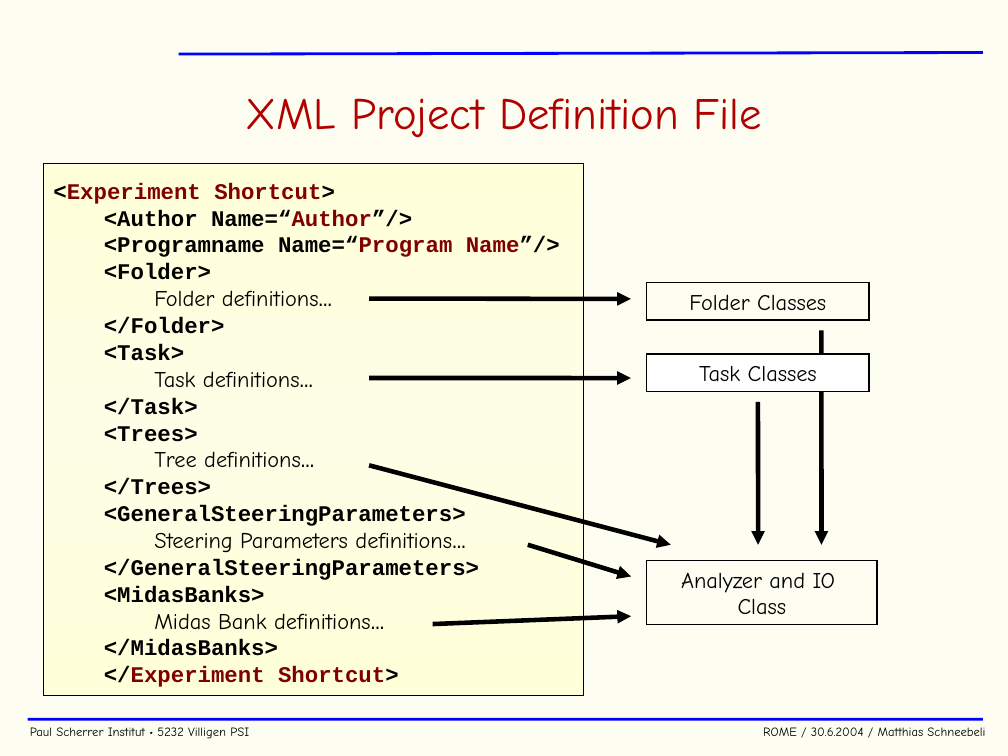
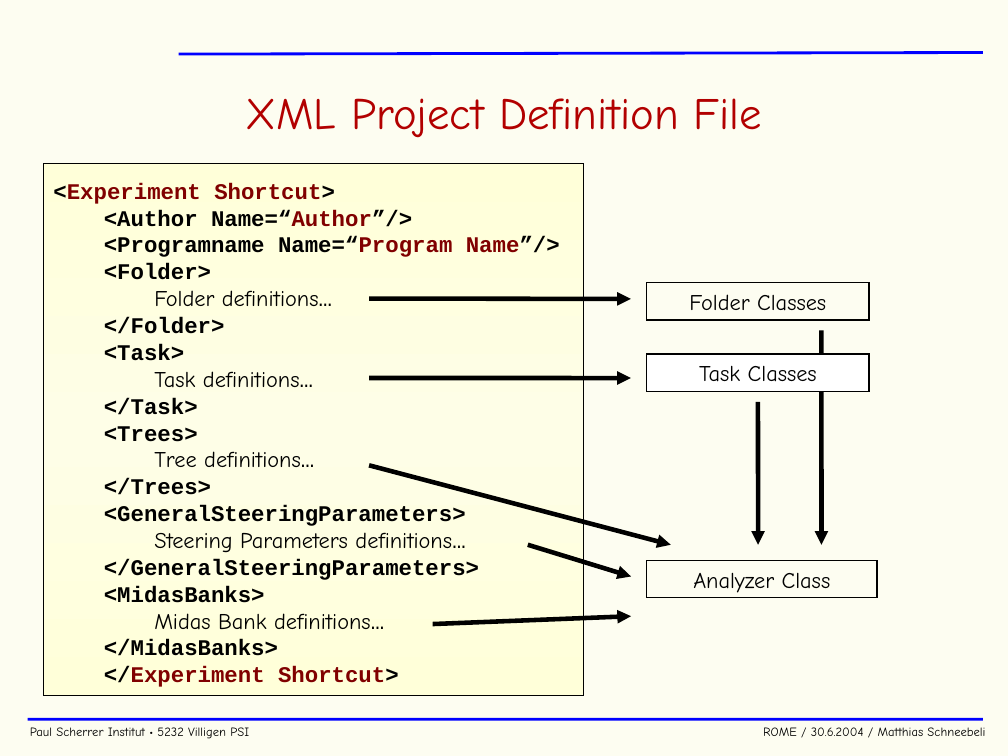
Before and after one commit to cjpl/rome, a slide deck: slide 13 of documentation/ROME.ppt (slide 10 before the commit). Drawn at 1008x756 pixels with LibreOffice and Linux fonts; fonts in the diff are those of the drawing; background and template pictures are left out. Boxes give left, top, right and bottom in pixels: in the first picture for what was removed or moved away, otherwise in the second. Text is boxed around its words. In the diff, an @@ line names an element or a change of style, - is before the commit and + after.

```diff
--- a/documentation/ROME.ppt
+++ b/documentation/ROME.ppt
@@ rectangle "Analyzer Class": place and size @@
-rectangle "Analyzer Class" at (647,560,877,625)
+rectangle "Analyzer Class" at (647,560,877,598)
@@ text in rectangle at (693,573,831,593): text changed @@
-Analyzer and IO Class
+Analyzer Class
```
Also in this commit, not shown: 4 other slides changed, 4 slides added, 5 other files.
